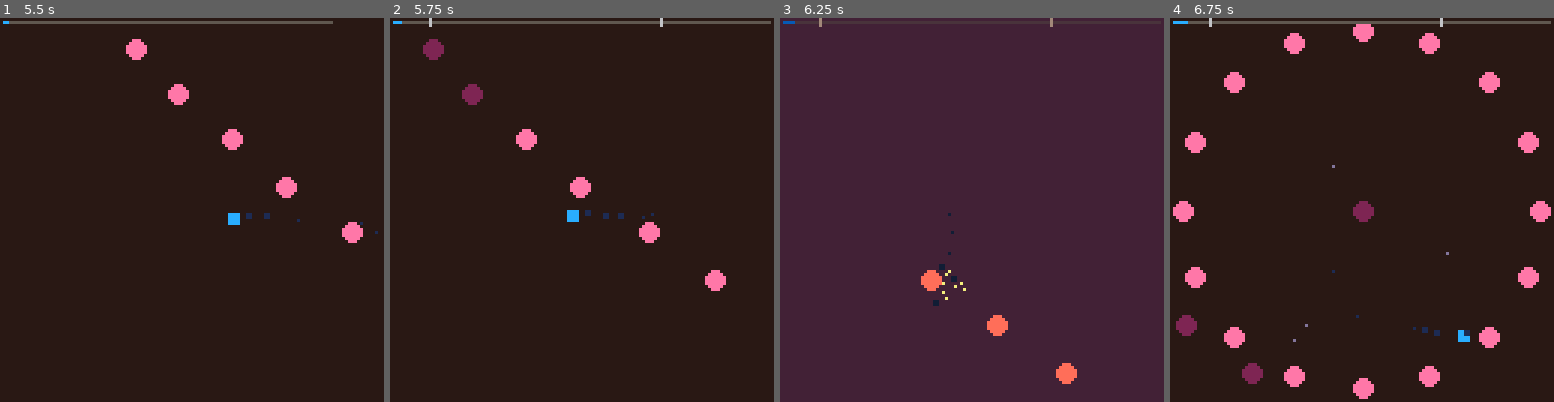
Above: before the commit, frames 1-4 (left to right).
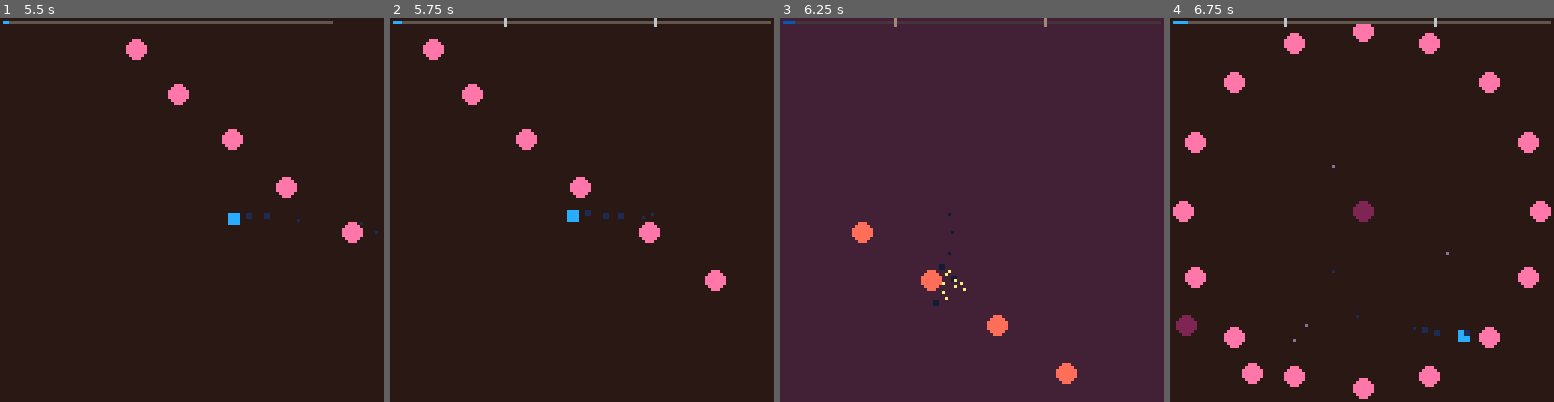
Above: after the commit, the same moments.

Repository: kastlev/tiny-shapes-and-beats
Game: PICO-8 cartridge tiny_beats_and_shapes.p8
Two runs of this game, one before a commit and one after it. Both use one fixed random seed, a clock stepped at 60 frames per second and the inputs below.
Inputs:
- Up to frame 1 (5.5 s): tap X (X key) at 0.33, 1.07, 1.85, 2.97, 4.08, 5.2 s; tap O (Z key) at 0.7, 1.7, 2.1, 2.5, 2.9, 3.3, 3.7, 4.1, 4.5, 4.9, 5.3 s; hold Right 1.6-2.1 s; hold Up 2.15-2.42 s; hold Right 2.47-3.03 s; hold Left 3.08-3.58 s; hold Down 3.63-3.97 s; hold Right 4.02-4.68 s; hold Up 4.73-5.03 s; hold Left from 5.08 s (still down)
- Up to frame 2 (5.75 s): release Left at 5.68 s; tap O (Z key) at 5.7 s; hold Down from 5.73 s (still down)
- Up to frame 3 (6.25 s): release Down at 6.03 s; hold Right from 6.08 s (still down); tap O (Z key) at 6.1 s
- Up to frame 4 (6.75 s): tap X (X key) at 6.32 s; tap O (Z key) at 6.5 s; release Right at 6.58 s; hold Right from 6.63 s (still down)

Frame 1 is identical in both runs. In frame 2, 0.5% of the frame differs, in the area x 8-72%, y 0-23%; in frame 3, 0.3%; in frame 4, 0.3%.

Commit message:
Enhance particle system and effects
- Added layer support to particles for better rendering control.
- Updated particle spawning to include layer configuration.
- Modified draw_particles function to filter particles by layer.
- Improved hit effect handling by allowing custom configurations for spawned particles.
- Adjusted enemy drawing logic to include a death warning color.
- Enhanced enemy behavior to spawn bounce particles on specific conditions.
- Refined HUD update logic to prevent checkpoint markers from affecting dead players.
- Tweaked level 1 setup for improved gameplay dynamics and enemy behavior.

Diff:
--- a/src/common/particles.lua
+++ b/src/common/particles.lua
@@ -36,7 +36,8 @@
         square = cfg.square or false,
         trail  = cfg.trail  or false,
         tag    = cfg.tag,
-        age_mult = 1
+        age_mult = 1,
+        layer = cfg.layer or "back"
     })
 end
 
@@ -84,9 +85,11 @@
     end
 end
 
-function draw_particles()
-    for pt in all(ps) do
-        draw_particle(pt)
+function draw_particles(layer)
+    for p in all(ps) do
+        if p.layer == layer then
+            draw_particle(p)
+        end
     end
 end
 
--- a/src/effects.lua
+++ b/src/effects.lua
@@ -1,17 +1,17 @@
 local _hit_flash_cfg = {
-	frames = 8,
-	bg_steps = {
-		{ 0, C_DARK_PINK },
-		{ 4, C_LAVENDER }
-	}
+    frames = 8,
+    bg_steps = {
+        { 0, C_DARK_PINK },
+        { 4, C_LAVENDER }
+    }
 }
 
 local _death_flash_cfg = {
-	frames = 8,
-	bg_steps = {
-		{ 0, C_RED },
-		{ 2, C_DARK_PINK },
-	}
+    frames = 8,
+    bg_steps = {
+        { 0, C_RED },
+        { 2, C_DARK_PINK }
+    }
 }
 
 local _hit_cfg = {
@@ -20,11 +20,12 @@
     max_vel = 2.5,
     min_life = 10,
     max_life = 20,
-    gravity = 0.0
+    gravity = 0.0,
+    layer = "front"
 }
 
 local _trail_cfg = {
-    cols = {C_DARK_BLUE },
+    cols = { C_DARK_BLUE },
     min_vel = 0.1,
     max_vel = 0.3,
     min_life = 6,
@@ -37,35 +38,45 @@
     tag = "trail"
 }
 
+local _bounce_particle_cfg = {
+    cols = { C_WHITE, C_PINK, C_DARK_PINK },
+    min_vel = 0.5,
+    max_vel = 1.8,
+    min_life = 8,
+    max_life = 16,
+    gravity = 0.0
+}
+
 TRAIL_COLOR_BY_BG = {
-    [C_BLACK]     = { C_DARK_BLUE },
+    [C_BLACK] = { C_DARK_BLUE },
     [C_DARK_PINK] = { C_LAVENDER },
-    [C_LAVENDER]  = { C_DARK_PINK },
+    [C_LAVENDER] = { C_DARK_PINK }
 }
 
 TRAIL_COLOR_DEFAULT = { C_DARK_BLUE }
 
 function trigger_hit_effect()
-    trigger_hitstop()
-    add_trauma(0.4)
     trigger_screen_flash(p.hp > 0 and _hit_flash_cfg or _death_flash_cfg)
-
     if p.hp > 0 then
+        trigger_hitstop()
+        add_trauma(0.4)
         sfx(2)
     else
+        add_trauma(0.6)
         sfx(1)
     end
     spawn_hit_particles(p.x + p.w / 2, p.y + p.h / 2)
 end
 
 function draw_screen_fx()
-    bg_color = apply_screen_flash(bg_color_base, { bg_color_base})
+    bg_color = apply_screen_flash(bg_color_base, { bg_color_base })
 end
 
-function spawn_hit_particles(x, y, n)
-    n = n or rndb(8, 16)
+function spawn_hit_particles(x, y, cfg)
+    n = rndb(8, 16)
+    cfg = cfg or _hit_cfg
     for i = 1, n do
-        spawn_particle(x, y, _hit_cfg)
+        spawn_particle(x, y, cfg)
     end
 end
 
--- a/src/enemies.lua
+++ b/src/enemies.lua
@@ -1,3 +1,4 @@
+DEATH_WARN_FRAMES = 1
 enemy_types = {
   [E_CIRCLE] = {
     draw = function(e)
@@ -34,10 +35,8 @@
   },
   [E_BULLET] = {
     draw = function(e)
-      local remaining = e.duration_frames - e.age
-      local col = remaining <= 8 and C_DARK_PINK or enemy_color(e)
+      local col = enemy_color(e)
       local fx, fy = flr(e.x), flr(e.y)
-
       if e.shape == "square" then
         local s = e.size
         rectfill(fx - s, fy - s, fx + s, fy + s, col)
@@ -57,9 +56,11 @@
     local i = (e.age \ rate % #colors) + 1
     return colors[i]
   end
+  if enemy_remaining_frames(e) <= DEATH_WARN_FRAMES then
+    return C_DARK_PINK
+  end
   return e.color or C_PINK
 end
-
 function enemy_remaining_frames(e)
   return max(0, (e.duration_frames or 0) + (e.hold_frames or 0) - (e.age or 0))
 end
@@ -182,6 +183,8 @@
         if e.bounce_size_mult then
           e.size *= e.bounce_size_mult
         end
+        add_trauma(mid(0.1, e.size * 0.02, 0.6))
+        spawn_hit_particles(e.x, e.y, _bounce_particle_cfg)
       end
     end
 
--- a/src/game.lua
+++ b/src/game.lua
@@ -63,9 +63,7 @@
 
 	cls(bg_color)
 
-	for part in all(ps) do
-		draw_particle(part)
-	end
+	draw_particles("back")
 
 	if p.is_dead or p.is_invulnerable or not real_danger_nearby() then
 		draw_enemies()
@@ -74,6 +72,8 @@
 		draw_player()
 		draw_enemies()
 	end
+
+	draw_particles("front")
 
 	camera()
 	draw_hud()
--- a/src/hud.lua
+++ b/src/hud.lua
@@ -27,9 +27,6 @@
     level_card_position_x = 128 + CARD_W
     orb = nil
     waves = {}
-    printh("frac=" .. tostr(frac), "debug.txt")
-    printh("current=" .. tostr(current), "debug.txt")
-    printh("total=" .. tostr(total), "debug.txt")
 end
 
 function update_hud()
@@ -54,7 +51,7 @@
     for c in all(active_checkpoint_markers) do
         c.x -= checkpoint_marker_speed
 
-        if c.x >= p.x - 1 and c.x <= p.x + p.w + 1 then
+        if c.x >= p.x - 1 and c.x <= p.x + p.w + 1 and not p.is_dead then
             last_respawn_frame = level_progress_frame
             if c.color then
                 bg_color_base = c.color
--- a/src/levels.lua
+++ b/src/levels.lua
@@ -26,12 +26,13 @@
 end
 
 function level_1()
-  run"level_setup;name=lvl 1;song=waves;total=1552;point1=0.1;point1_color=C_DARK_PINK;point2=0.72;point2_color=C_LAVENDER"
+  run"level_setup;name=lvl 1;song=waves;total=1552;point1=0.3;point2=0.7"
   run"spw_loop;pattern=column;column_x=140;parallel=true;stagger=5;n=8;enemy_type=E_BULLET;vx=-4.5;size=3;duration_frames=30"
   run"spw_loop;pattern=circle;n=16;radius=60;parallel=true;target_x=64;target_y=64;duration_frames=400;size=3"
   run"spw_loop;pattern=point;n=16;parallel=true;stagger=5;chase=true;chase_speed=2.6;duration_frames=140;size=3"
   run"spw_loop;pattern=row;n=20;random=true;parallel=true;stagger=5;vy=1.8;duration_frames=100;size=3"
-  run"spw;vx=1.8;vy=1.8;duration_frames=300;size=3;bounce=true"
+  run"spw;vx=1.9;vy=1.9;duration_frames=300;size=3;bounce=true;bounce_speed_mult=1.09;bounce_size_mult=1.1"
+  -- o mismo que arriba pero direccion aleatoria
   run"spw_loop;pattern=column;margin=40;n=6;parallel=true;vx=1.8;duration_frames=140;size=3"
   run"spw_loop;pattern=point;x=-4;y=64;enemy_type=E_LINE_BI;n=8;parallel=true;stagger=30;duration_frames=140;len=128;size=5;vx=1.8;ang=0.75"
   run"spw_loop;pattern=perimeter;random=true;radius=50;n=16;parallel=true;stagger=5;chase=true;chase_speed=1.6;duration_frames=140;size=3"
Not shown, changed: debug.txt
